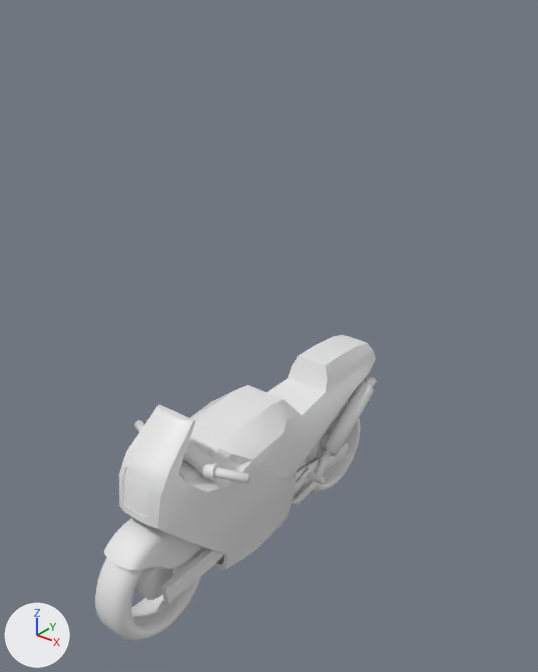
What one commit did to the Blender file BASEMESH/bimota.blend.
Camera for both pictures: a 50 mm lens placed at (1.49, -1.99, 1.99), pointed at (0.06, -0.2, 0.88). The axes (+X, +Y, +Z) are drawn at lower left. The lights are the same throughout.
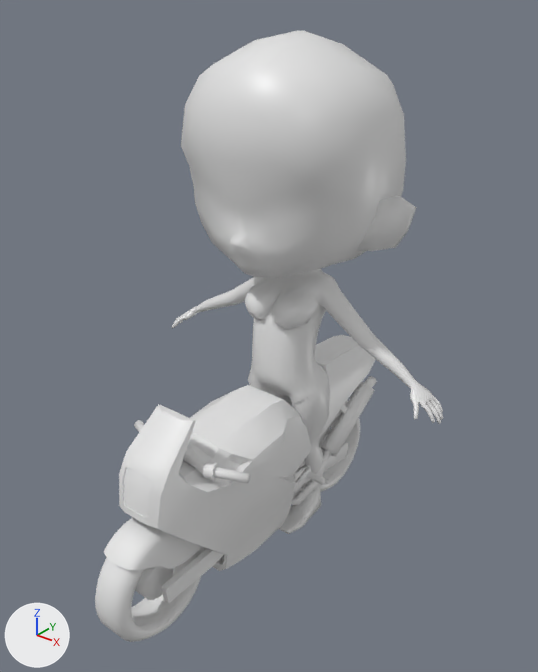
What the commit changed:
Object 'Chibi' (ob_chibi) is now shown.

Where the change shows, as pixel boxes (x1, y1, x2, y2) in the pictures (538 x 672 px):
'Chibi', shown
    after: (172, 30, 443, 534)
